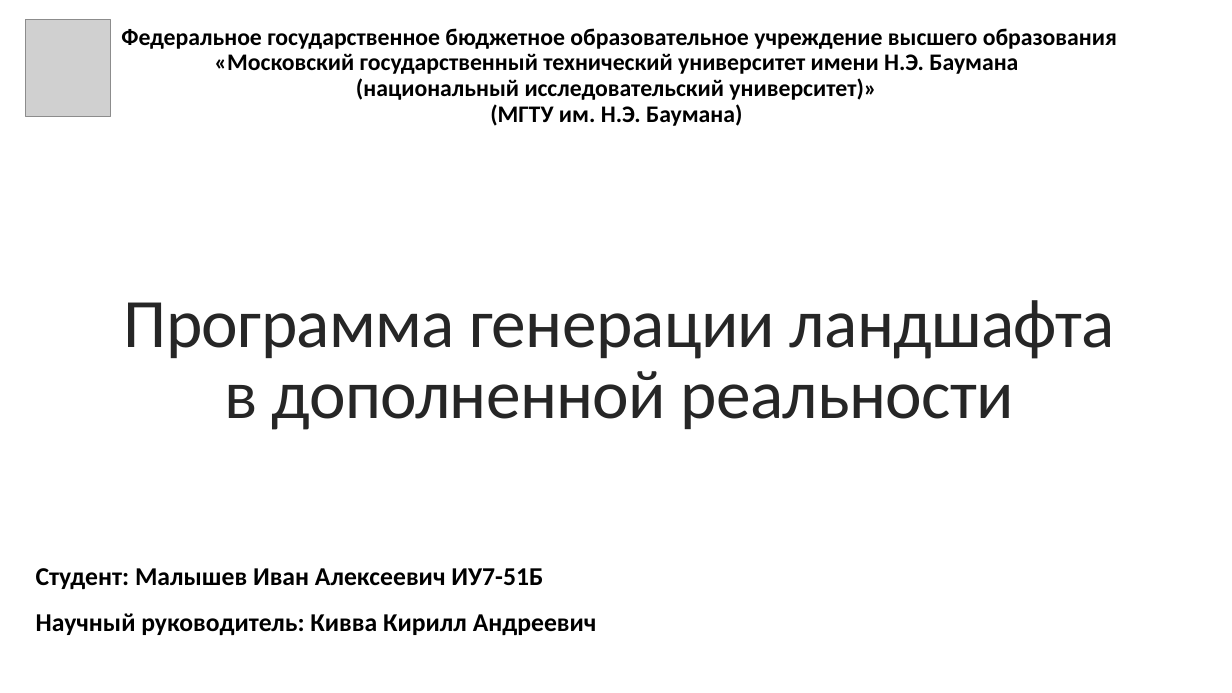
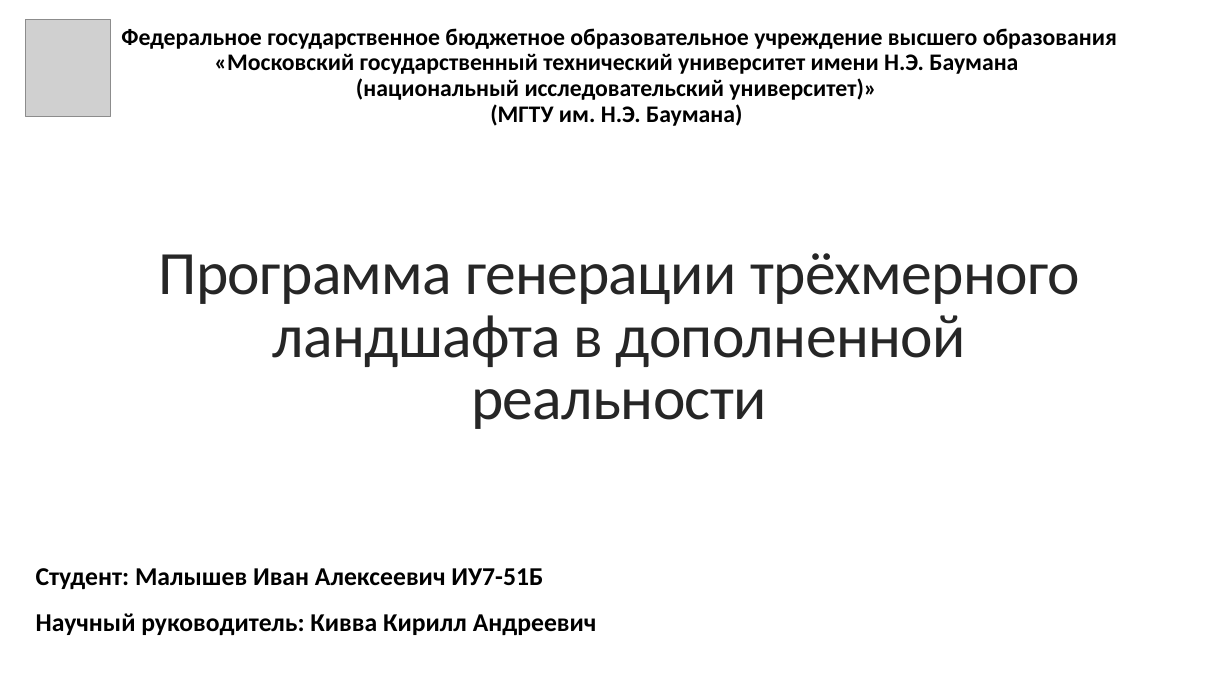
Before and after one commit to Yokud/CGCourseWork, a slide deck: slide 1 of docs/rpz/Presentation.pptx. Drawn at 1232x693 pixels with LibreOffice and Linux fonts; fonts in the diff are those of the drawing; grey boxes stand for pictures. Boxes give left, top, right and bottom in pixels: in the first picture for what was removed or moved away, otherwise in the second. Text is boxed around its words. In the diff, an @@ line names an element or a change of style, - is before the commit and + after.

```diff
--- a/docs/rpz/Presentation.pptx
+++ b/docs/rpz/Presentation.pptx
@@ title at (x1=158, y1=253, x2=1080, y2=429): text changed; size 54 to 48 pt @@
-Программа генерации ландшафта в дополненной реальности
+Программа генерации трёхмерного ландшафта в дополненной реальности
```
Also in this commit, not shown: 8 other slides changed, 6 slides added, 6 slides removed, 4 other files.
